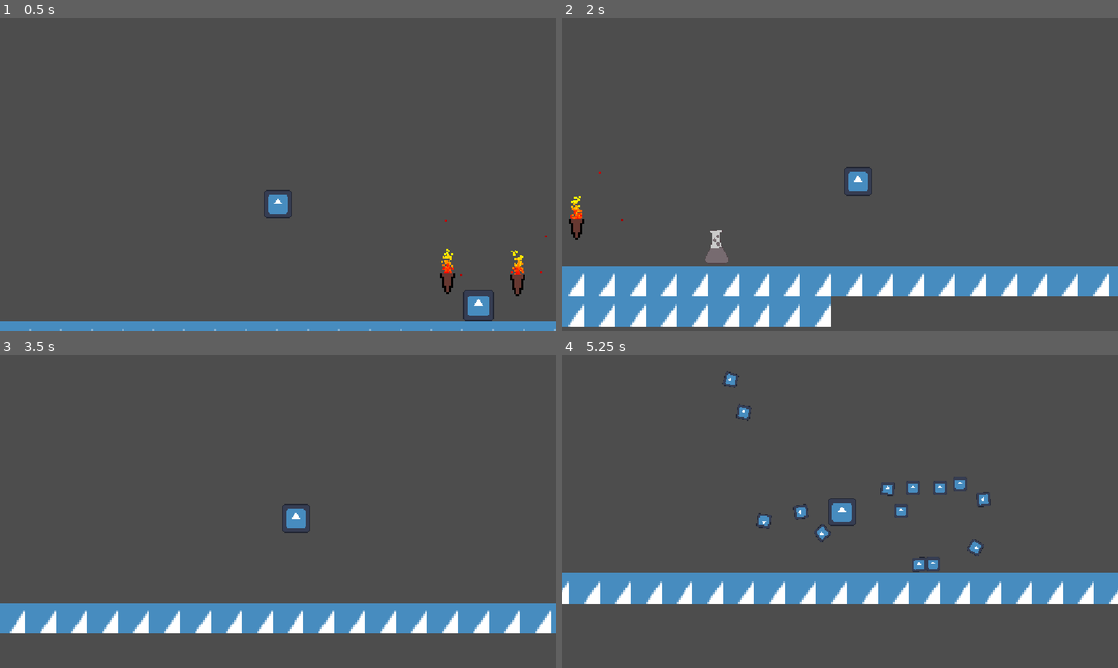
Above: before the commit, frames 1-4 (two rows, left to right).
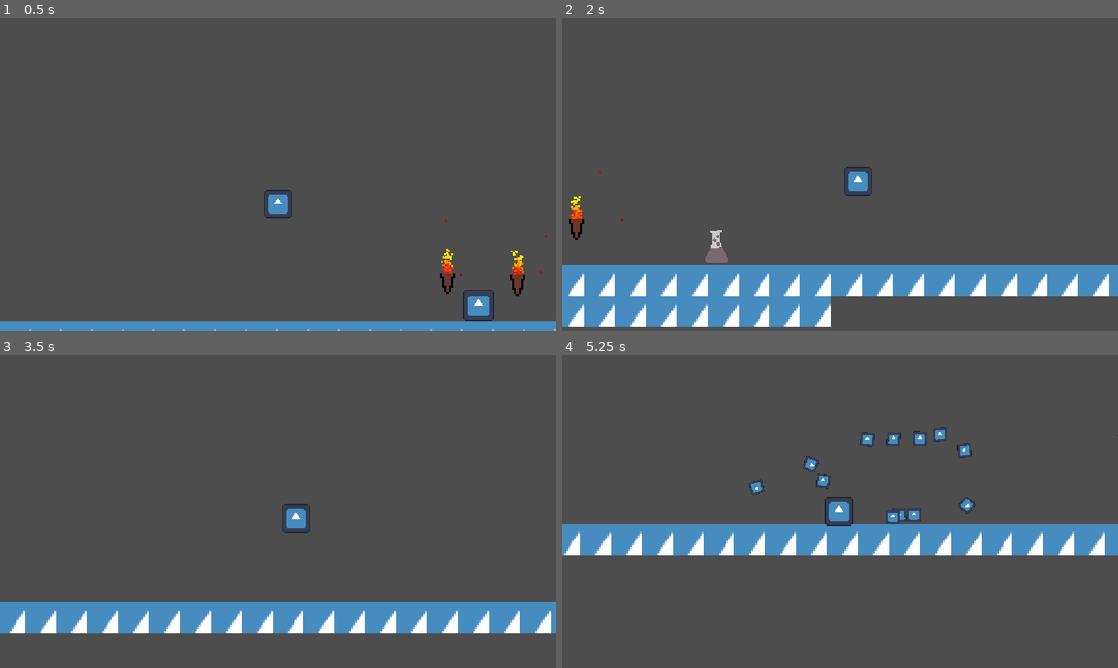
Above: after the commit, the same moments.

Repository: skueee/jame-gam-26
Game: Godot game, scene res://main.tscn
Two runs of this game, one before a commit and one after it. Both use one fixed random seed, a clock stepped at 60 frames per second and the inputs below. The engine's default icon, where the game draws it, is replaced by a stand-in: a white triangle on a blue panel in a dark square.
Inputs (mouse positions are in pixels of both pictures, inside the frame that each line leads up to):
- Up to frame 1 (0.5 s): no input
- Up to frame 2 (2 s): tap Enter at 0.5 s; move the mouse to (962, 158) at 0.52 s; hold Right (right) from 0.53 s (still down); tap Shift (bridge) at 0.6, 1.55 s; click (962, 158) at 0.67 s; tap Up (up) at 0.77, 1.52 s; tap Q (throw) at 0.8, 1.35 s; move the mouse to (728, 190) at 1.27 s
- Up to frame 3 (3.5 s): move the mouse to (333, 442) at 2.02 s; release Right (right) at 2.03 s; hold Left (left) 2.03-2.78 s; tap Shift (bridge) at 2.1, 3.05 s; tap Q (throw) at 2.3 s; move the mouse to (250, 574) at 2.77 s; hold Right (right) from 2.78 s (still down); tap Space (continue) at 2.85 s; click (250, 574) at 2.92 s; tap Up (up) at 3.02 s
- Up to frame 4 (5.25 s): move the mouse to (1006, 558) at 3.52 s; tap Down (shield) at 3.6 s; tap Up (up) at 3.77, 4.52 s; tap Q (throw) at 3.8, 4.35 s; move the mouse to (673, 464) at 4.27 s; release Right (right) at 4.28 s; hold Left (left) 4.28-5.03 s; tap Shift (bridge) at 4.55 s; move the mouse to (867, 511) at 5.02 s; hold Right (right) from 5.03 s (still down); tap Alt at 5.1 s; click (867, 511) at 5.17 s

Frame 1 is identical in both runs. In frame 2, 0.6% of the frame differs, in the area x 0-100%, y 63-86%; in frame 3, 0.6%; in frame 4, 21%, in the area x 0-100%, y 5-80%.

Commit message:
Lint again

Diff:
--- a/player.gd
+++ b/player.gd
@@ -17,7 +17,7 @@
 var wall_jump := false
 var wall_direction: Vector2
 var last_direction := 1
-var direction := 1
+var direction := 1.0
 var jump := false
 var can_bridge_throw = true
 var can_shield = true
@@ -42,7 +42,7 @@
 
 
 func _physics_process(_delta: float) -> void:
-	scale -= (scale / 100) * ((shrink_percent / 60) * _delta)
+	scale -= (scale / 100.0) * ((shrink_percent / 60.0) * _delta)
 	get_input()
 	set_velocit(_delta)
 	move_and_slide()
@@ -70,12 +70,12 @@
 		can_bridge_throw = false
 		bridge_throw_timer.start()
 		var bridgeable: PackedScene = load("res://bridgeable.tscn")
-		var bridge: RigidBody2D = bridgeable.instantiate()
-		bridge.global_position = Vector2(global_position.x, global_position.y + 10)
-		get_parent().add_child(bridge)
+		var bridge_instance: RigidBody2D = bridgeable.instantiate()
+		bridge_instance.global_position = Vector2(global_position.x, global_position.y + 10)
+		get_parent().add_child(bridge_instance)
 		var throw_direction = Vector2(direction, 0)
 		var throw_force = 500.0
-		bridge.apply_central_impulse(throw_direction * throw_force)
+		bridge_instance.apply_central_impulse(throw_direction * throw_force)
 
 
 func attack():
@@ -133,4 +133,4 @@
 
 
 func die():
-	get_tree().reload_current_scene()
+	get_tree().call_deferred("reload_current_scene")
